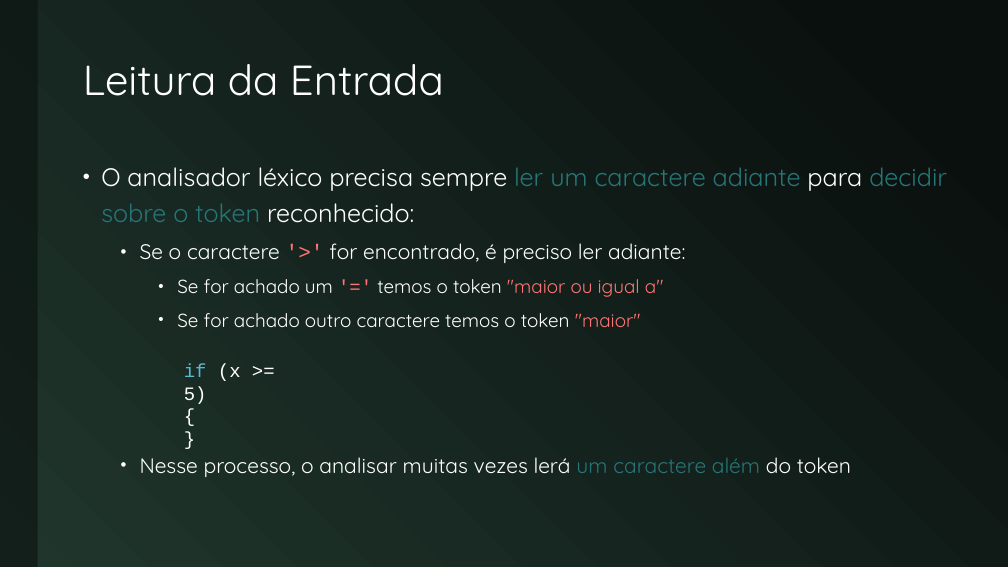
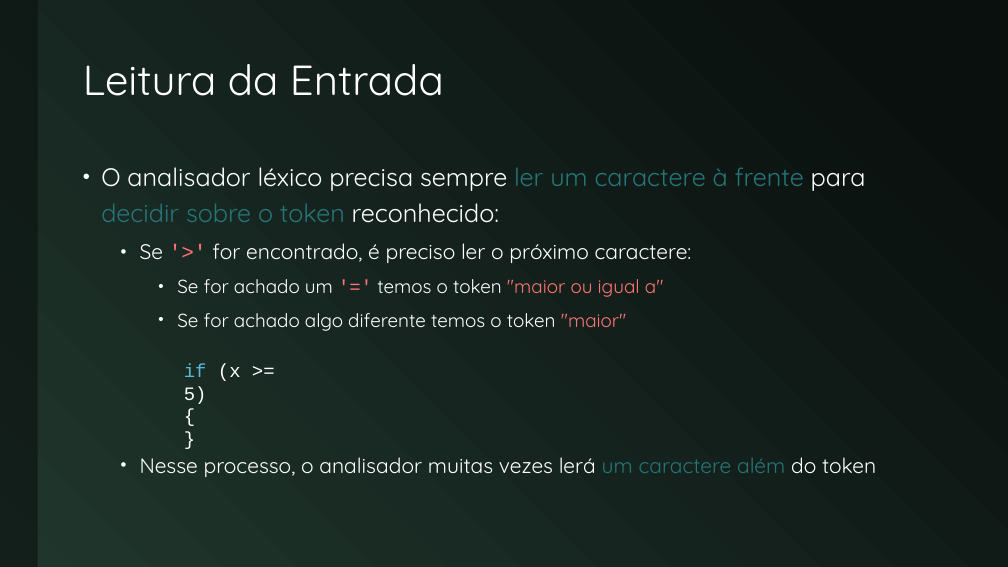
Before and after one commit to JudsonSS/Compiladores, a slide deck: slide 7 of Slides/06. Análise Léxica.pptx. Drawn at 1008x567 pixels with LibreOffice and Linux fonts; fonts in the diff are those of the drawing. Boxes give left, top, right and bottom in pixels: in the first picture for what was removed or moved away, otherwise in the second. Text is boxed around its words. In the diff, an @@ line names an element or a change of style, - is before the commit and + after.

```diff
--- a/Slides/06. Análise Léxica.pptx
+++ b/Slides/06. Análise Léxica.pptx
@@ text at [101, 167, 866, 263]: text changed @@
-• O analisador léxico precisa sempre ler um caractere adiante para decidir sobre o token reconhecido:
-  • Se o caractere '>' for encontrado, é preciso ler adiante:
+• O analisador léxico precisa sempre ler um caractere à frente para decidir sobre o token reconhecido:
+  • Se '>' for encontrado, é preciso ler o próximo caractere:
@@ text at [140, 313, 876, 477]: text changed @@
-    • Se for achado outro caractere temos o token "maior"
-  • Nesse processo, o analisar muitas vezes lerá um caractere além do token
+    • Se for achado algo diferente temos o token "maior"
+  • Nesse processo, o analisador muitas vezes lerá um caractere além do token
```
Also in this commit, not shown: 14 other slides changed, 2 other files.
